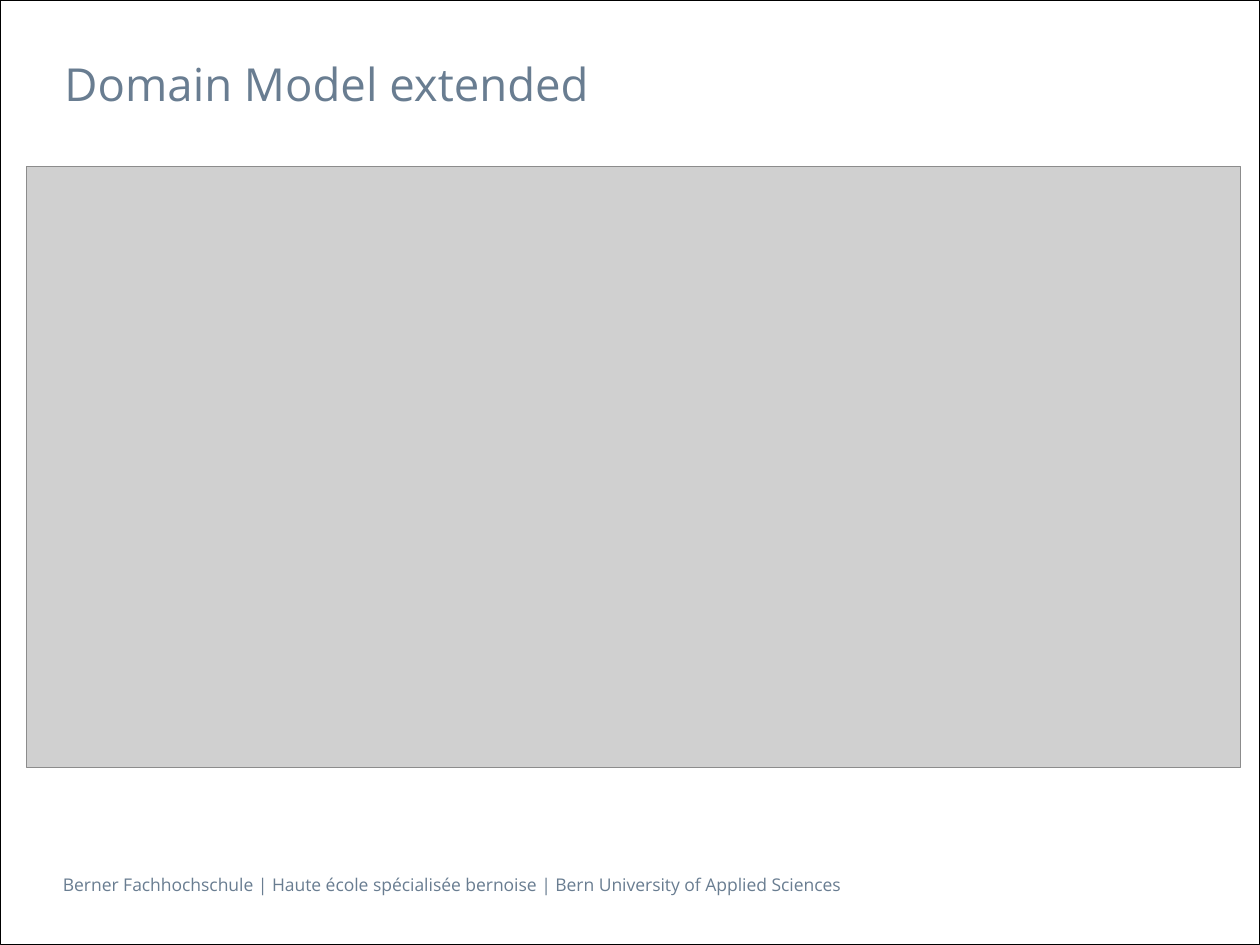
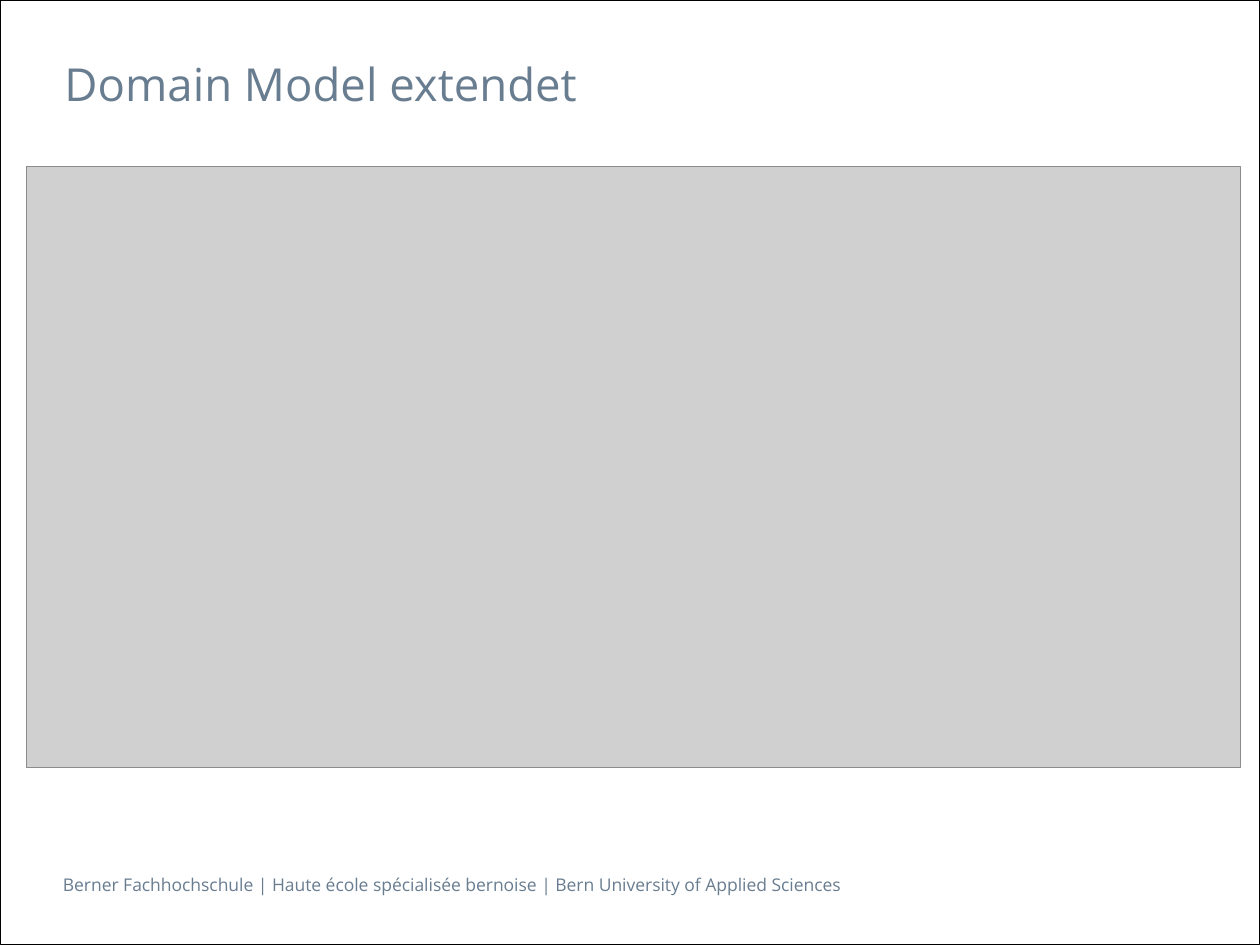
Before and after one commit to zyssm4/ch.bfh.btx8081.w2015.red, a slide deck: slide 6 of doc/Task07/Task07.pptx. Drawn at 1260x945 pixels with LibreOffice and Linux fonts; fonts in the diff are those of the drawing; grey boxes stand for pictures. Boxes give left, top, right and bottom in pixels: in the first picture for what was removed or moved away, otherwise in the second. Text is boxed around its words. In the diff, an @@ line names an element or a change of style, - is before the commit and + after.

```diff
--- a/doc/Task07/Task07.pptx
+++ b/doc/Task07/Task07.pptx
@@ title at [64,66,576,102]: text changed @@
-Domain Model extended
+Domain Model extendet
```
Also in this commit, not shown: 3 other slides changed, 2 other files.
